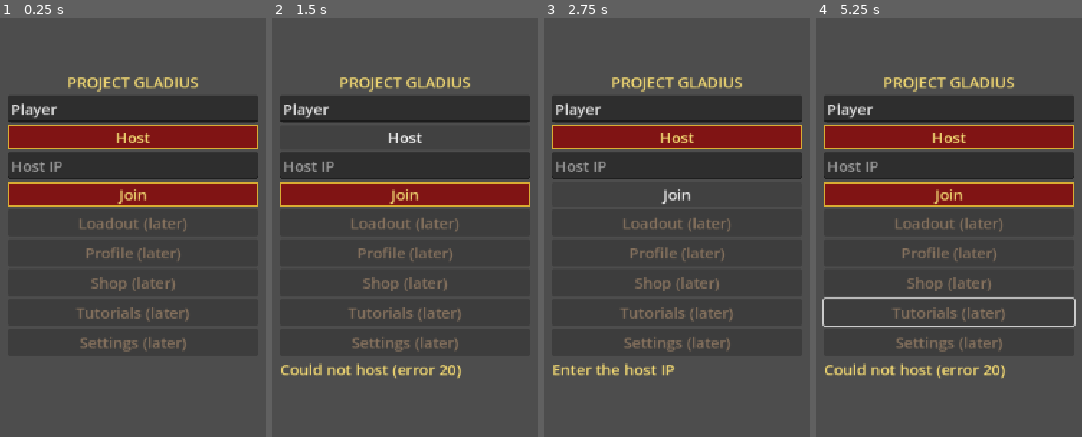
Above: before the commit, frames 1-4 (left to right).
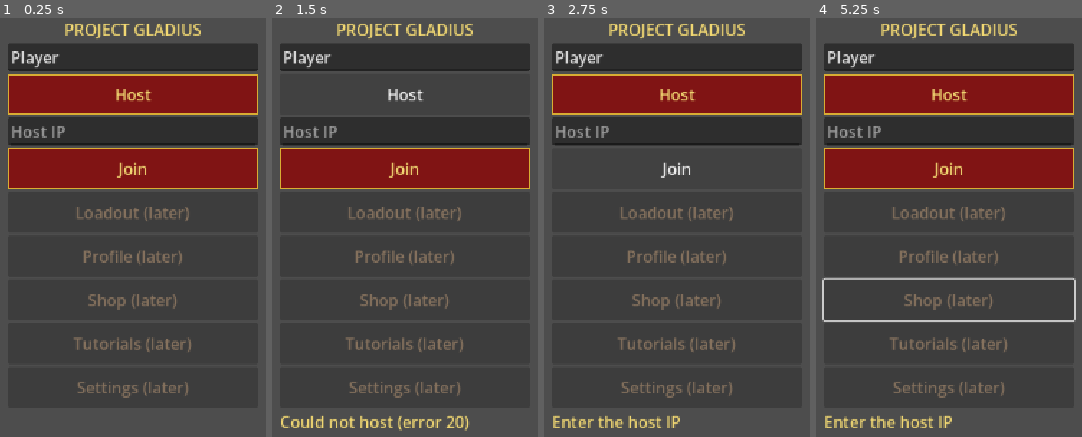
Above: after the commit, the same moments.

Repository: shibicb72-design/Project_Gladius
Game: Godot game, scene res://scenes/boot/boot.tscn
Same seed, same stepped clock (60 frames per second), same inputs: the game is played once before the commit and once after it.
Inputs (mouse positions are in pixels of both pictures, inside the frame that each line leads up to):
- Up to frame 1 (0.25 s): no input
- Up to frame 2 (1.5 s): tap Enter at 0.5 s; move the mouse to (outside the picture) at 0.52 s; press the mouse at (outside the picture) at 0.53 s; hold D (move_right) 0.53-1.25 s; tap Space (jump) at 0.77 s; release the mouse at (outside the picture) at 1.25 s; click "Host" at 1.25 s
- Up to frame 3 (2.75 s): click "Join" at 2 s
- Up to frame 4 (5.25 s): drag from (outside the picture) to (909, 315) at 2.77 s; move the mouse to (1028, 126) at 3.52 s; press the mouse at (1028, 126) at 3.53 s; hold D (move_right) 3.53-4.25 s; release the mouse at (1028, 126) at 4.25 s; drag from (909, 315) to (outside the picture) at 4.27 s; move the mouse to (outside the picture) at 5.02 s; press the mouse at (outside the picture) at 5.03 s; hold A (move_left) from 5.03 s (still down); tap Left (look_left) at 5.1 s

The runs differ from the first frame. In frame 1, 38% of the frame differs, in the area x 3-97%, y 1-91%; in frame 2, 28%; in frame 3, 28%; in frame 4, 41%, in the area x 2-98%, y 1-98%.

Commit message:
feat: touch-sized menus, lobby bot class choice
Co-Authored-By: Claude Sonnet 5.5 <noreply@anthropic.com>

Diff:
--- a/data/ui.json
+++ b/data/ui.json
@@ -1,5 +1,7 @@
 {
 	"_placeholder": true,
-	"_todo": "OQ-38 (addendum) OQ-52: presentation timing, not design values",
-	"end_screen_delay_s": 3.0
+	"_todo": "OQ-38 (addendum) OQ-52: presentation timing, not design values. OQ-54: menu touch-target and font fractions are placeholders.",
+	"end_screen_delay_s": 3.0,
+	"min_touch_target_frac_of_height": 0.09,
+	"font_size_frac_of_height": 0.035
 }
--- a/scripts/net/lobby_state.gd
+++ b/scripts/net/lobby_state.gd
@@ -11,6 +11,10 @@
 var humans: Array = []
 ## Result of assign(): {player_id, peer_id, name, class_id, squad_id, slot, is_bot}.
 var slots: Array = []
+## Host-chosen bot classes: slot index (player_id) -> class id. Ignored for slots held by a human (OQ-55).
+var bot_classes: Dictionary = {}
+## Class ids a bot override may take.
+const CLASSES: Array[String] = ["hastati", "sagittarii"]
 
 
 func setup(squads: int, size: int, rotation: Array = [], human_default_class: String = "hastati") -> void:
@@ -42,6 +46,15 @@
 	return true
 
 
+## Host only: overrides the class of the bot in `slot`. Refused for unknown classes, out-of-range
+## slots, slots currently held by a human, and after the match started.
+func set_bot_class(slot: int, class_id: String) -> bool:
+	if started or class_id not in CLASSES or slot < humans.size() or slot >= squad_count * squad_size:
+		return false
+	bot_classes[slot] = class_id
+	return true
+
+
 func find_human(peer_id: int) -> int:
 	for i in humans.size():
 		if int(humans[i]["peer_id"]) == peer_id:
@@ -65,7 +78,7 @@
 			s["is_bot"] = false
 		else:
 			s["name"] = "Bot %d" % (bot_n + 1)
-			s["class_id"] = str(class_rotation[bot_n % class_rotation.size()])
+			s["class_id"] = str(bot_classes.get(i, class_rotation[bot_n % class_rotation.size()]))
 			bot_n += 1
 		slots.append(s)
 	return slots
@@ -82,7 +95,8 @@
 func to_dict() -> Dictionary:
 	return {"squad_count": squad_count, "squad_size": squad_size, "default_class": default_class,
 			"class_rotation": class_rotation.duplicate(), "started": started,
-			"humans": humans.duplicate(true), "slots": slots.duplicate(true)}
+			"humans": humans.duplicate(true), "slots": slots.duplicate(true),
+			"bot_classes": bot_classes.duplicate()}
 
 
 static func from_dict(d: Dictionary) -> LobbyState:
@@ -92,6 +106,10 @@
 	l.default_class = str(d.get("default_class", "hastati"))
 	l.class_rotation = Array(d.get("class_rotation", [])).duplicate()
 	l.started = bool(d.get("started", false))
+	var bc: Dictionary = d.get("bot_classes", {})
+	for k in bc:
+		if str(bc[k]) in CLASSES:
+			l.bot_classes[int(k)] = str(bc[k])
 	for h in d.get("humans", []):
 		l.humans.append({"peer_id": int(h["peer_id"]), "name": str(h["name"]), "class_id": str(h["class_id"])})
 	for s in d.get("slots", []):
--- a/scripts/net/net_lobby.gd
+++ b/scripts/net/net_lobby.gd
@@ -49,6 +49,15 @@
 		_broadcast()
 	else:
 		_request_update.rpc_id(1, player_name, class_id)
+
+
+## Host only (OQ-55 placeholder): sets a bot's class before the match and broadcasts. Clients never call this.
+func set_bot_class(slot: int, class_id: String) -> bool:
+	if not is_host() or not state.set_bot_class(slot, class_id):
+		return false
+	state_changed.emit()
+	_broadcast()
+	return true
 
 
 func start_match() -> bool:
--- a/scripts/ui/end_screen.gd
+++ b/scripts/ui/end_screen.gd
@@ -27,6 +27,7 @@
 	b.text = "Main menu"
 	b.pressed.connect(_on_menu)
 	box.add_child(b)
+	UiScale.bind(self)
 	show_result(result if not result.is_empty() else AppFlow.last_result)
 
 
--- a/scripts/ui/lobby.gd
+++ b/scripts/ui/lobby.gd
@@ -10,7 +10,9 @@
 
 var net_lobby: NetLobby
 var state := LobbyState.new()
-var list_label: Label
+var rows_box: VBoxContainer
+## One row button per slot, indexed by player_id (rebuilt in refresh()).
+var slot_buttons: Array[Button] = []
 var ips_label: Label
 var status_label: Label
 var start_button: Button
@@ -32,9 +34,13 @@
 	var box := VBoxContainer.new()
 	box.set_anchors_preset(Control.PRESET_FULL_RECT)
 	add_child(box)
-	list_label = Label.new()
-	list_label.size_flags_vertical = Control.SIZE_EXPAND_FILL
-	box.add_child(list_label)
+	var scroll := ScrollContainer.new()
+	scroll.size_flags_vertical = Control.SIZE_EXPAND_FILL
+	scroll.horizontal_scroll_mode = ScrollContainer.SCROLL_MODE_DISABLED
+	box.add_child(scroll)
+	rows_box = VBoxContainer.new()
+	rows_box.size_flags_horizontal = Control.SIZE_EXPAND_FILL
+	scroll.add_child(rows_box)
 	ips_label = Label.new()
 	box.add_child(ips_label)
 	status_label = Label.new()
@@ -62,6 +68,7 @@
 		status_label.text = "Connected. Waiting for the host to start."
 		net_lobby.submit_local(my_name, "hastati")
 	refresh()
+	UiScale.bind(self)
 
 
 func _profile() -> Dictionary:
@@ -83,19 +90,52 @@
 	if i < 0:
 		return
 	var cur := str(state.humans[i]["class_id"])
-	net_lobby.submit_local(str(state.humans[i]["name"]), CLASSES[(CLASSES.find(cur) + 1) % CLASSES.size()])
+	net_lobby.submit_local(str(state.humans[i]["name"]), _next_class(cur))
+
+
+## Tapping a row: the host cycles a bot's class (OQ-55), anyone cycles their own; other rows do nothing.
+func on_slot_pressed(player_id: int) -> void:
+	var s := _slot(player_id)
+	if s.is_empty():
+		return
+	if bool(s["is_bot"]):
+		if is_host:
+			net_lobby.set_bot_class(player_id, _next_class(str(s["class_id"])))
+	elif int(s["peer_id"]) == net_lobby.local_id():
+		toggle_class()
+
+
+func _slot(player_id: int) -> Dictionary:
+	for s in state.slots:
+		if int(s["player_id"]) == player_id:
+			return s
+	return {}
+
+
+static func _next_class(cur: String) -> String:
+	return CLASSES[(CLASSES.find(cur) + 1) % CLASSES.size()]
 
 
 func refresh() -> void:
 	var slots := state.assign()
-	var lines: Array[String] = []
+	for c in rows_box.get_children():
+		rows_box.remove_child(c)
+		c.queue_free()
+	slot_buttons.clear()
 	var last_squad := -1
 	for s in slots:
 		if int(s["squad_id"]) != last_squad:
 			last_squad = int(s["squad_id"])
-			lines.append("Squad %s" % RomanNumerals.to_roman(last_squad + 1))
-		lines.append("  %s (%s)%s" % [s["name"], s["class_id"], "" if not s["is_bot"] else " [bot]"])
-	list_label.text = "\n".join(lines)
+			var header := Label.new()
+			header.text = "Squad %s" % RomanNumerals.to_roman(last_squad + 1)
+			rows_box.add_child(header)
+		var row := Button.new()
+		row.alignment = HORIZONTAL_ALIGNMENT_LEFT
+		row.text = "%s (%s)%s" % [s["name"], s["class_id"], "" if not s["is_bot"] else " [bot]"]
+		row.pressed.connect(on_slot_pressed.bind(int(s["player_id"])))
+		rows_box.add_child(row)
+		slot_buttons.append(row)
+	UiScale.apply_to(self)
 	var i := state.find_human(net_lobby.local_id())
 	class_button.text = "Class: %s" % (str(state.humans[i]["class_id"]) if i >= 0 else "-")
 
--- a/scripts/ui/main_menu.gd
+++ b/scripts/ui/main_menu.gd
@@ -44,6 +44,7 @@
 		later_buttons.append(b)
 	status_label = Label.new()
 	box.add_child(status_label)
+	UiScale.bind(self)
 
 
 func _button(parent: Node, text: String, handler: Callable) -> Button:
--- /dev/null
+++ b/scripts/ui/ui_scale.gd
@@ -0,0 +1,40 @@
+class_name UiScale
+extends RefCounted
+## Touch-sized menus: sizes every Button under a root (and the theme font) from the viewport height.
+## Fractions come from data/ui.json (OQ-54 placeholders). Re-applied on viewport size_changed.
+
+
+## Applies now and keeps the root updated when its viewport is resized.
+static func bind(root: Control) -> void:
+	var apply := func() -> void: apply_to(root)
+	apply.call()
+	var vp := root.get_viewport()
+	if vp != null:
+		vp.size_changed.connect(apply)
+		root.tree_exiting.connect(func() -> void:
+			if vp.size_changed.is_connected(apply):
+				vp.size_changed.disconnect(apply))
+
+
+## Sets the minimum height of every Button below `root` and the font size of the root's theme.
+static func apply_to(root: Control, viewport_height: float = -1.0) -> void:
+	var cfg := DataRegistry.new().load_file("res://data/ui.json")
+	var h := viewport_height if viewport_height > 0.0 else _viewport_height(root)
+	var min_h := h * float(cfg.get("min_touch_target_frac_of_height", 0.0))
+	var font := roundi(h * float(cfg.get("font_size_frac_of_height", 0.0)))
+	if root.theme != null and font > 0:
+		root.theme = root.theme.duplicate()
+		root.theme.default_font_size = font
+	_apply_buttons(root, min_h)
+
+
+static func _viewport_height(root: Control) -> float:
+	var vp := root.get_viewport()
+	return vp.get_visible_rect().size.y if vp != null else 0.0
+
+
+static func _apply_buttons(node: Node, min_h: float) -> void:
+	for c in node.get_children():
+		if c is Button:
+			(c as Button).custom_minimum_size.y = min_h
+		_apply_buttons(c, min_h)
--- a/tests/test_net_lobby.gd
+++ b/tests/test_net_lobby.gd
@@ -94,6 +94,39 @@
 	await _teardown(host, client)
 
 
+func test_bot_class_override_state() -> void:
+	var l := LobbyState.new()
+	l.setup(2, 3)
+	l.add_human(1, "Me")
+	var base := l.assign()
+	assert_true(l.set_bot_class(1, "sagittarii"), "override accepted")
+	var slots := l.assign()
+	assert_eq(slots[1]["class_id"], "sagittarii", "slot 1 overridden")
+	for i in [2, 3, 4, 5]:
+		assert_eq(slots[i]["class_id"], base[i]["class_id"], "rotation default for slot %d" % i)
+	var copy := LobbyState.from_dict(l.to_dict())
+	assert_eq(copy.assign()[1]["class_id"], "sagittarii", "override survives to_dict/from_dict")
+	assert_true(not l.set_bot_class(2, "emperor"), "invalid class refused")
+	assert_true(not l.set_bot_class(0, "sagittarii"), "human slot refused")
+	# A human joining into the overridden slot keeps their own class.
+	l.add_human(7, "Joiner")
+	assert_eq(l.assign()[1]["class_id"], "hastati", "joiner keeps own class")
+	assert_eq(l.assign()[1]["is_bot"], false, "slot now human")
+
+
+func test_bot_override_reaches_client() -> void:
+	var p: Dictionary = await _connect_pair("5")
+	var host: NetSession = p["host"]
+	var client: NetSession = p["client"]
+	var timeout := float(host.cfg["connect_timeout_s"])
+	assert_true(host.lobby.set_bot_class(3, "sagittarii"), "host sets bot class")
+	var ok: bool = await _wait_until(func() -> bool: return client.lobby.state.bot_classes.get(3, "") == "sagittarii", timeout)
+	assert_true(ok, "override reached client")
+	assert_eq(client.lobby.state.assign()[3]["class_id"], "sagittarii", "client assigns override")
+	assert_true(not client.lobby.set_bot_class(4, "sagittarii"), "client cannot change bots")
+	await _teardown(host, client)
+
+
 func test_start_match_delivers_same_lobby_and_seed() -> void:
 	var p: Dictionary = await _connect_pair("4")
 	var host: NetSession = p["host"]
--- a/tests/test_ui.gd
+++ b/tests/test_ui.gd
@@ -104,6 +104,64 @@
 	AppFlow.lobby = null
 
 
+## Hosting lobby scene on an isolated loopback session (the way MainMenu hosts), added to the tree.
+func _host_lobby() -> Lobby:
+	var s := NetSession.new()
+	s.name = "UiTestSession"
+	s.isolated = true
+	_root().add_child(s)
+	AppFlow.session = s
+	s.host_game()
+	var lobby: Lobby = load("res://scenes/ui/lobby.tscn").instantiate()
+	_root().add_child(lobby)
+	return lobby
+
+
+func _end_lobby(lobby: Lobby) -> void:
+	lobby.free()
+	AppFlow.end_session()
+
+
+func test_lobby_bot_row_cycles_class() -> void:
+	var lobby := _host_lobby()
+	assert_true(lobby.is_host, "hosting")
+	assert_eq(lobby.slot_buttons.size(), lobby.state.squad_count * lobby.state.squad_size, "one row per slot")
+	var before := str(lobby.state.assign()[1]["class_id"])
+	lobby.slot_buttons[1].pressed.emit()
+	var after := str(lobby.state.assign()[1]["class_id"])
+	assert_true(after != before and after in Lobby.CLASSES, "bot class changed in state")
+	assert_true(lobby.slot_buttons[1].text.contains(after), "row shows the new class")
+	lobby.slot_buttons[1].pressed.emit()
+	assert_eq(str(lobby.state.assign()[1]["class_id"]), before, "second tap cycles back")
+	# Own row cycles the host's class; the player stays human.
+	var mine := str(lobby.state.humans[0]["class_id"])
+	lobby.slot_buttons[0].pressed.emit()
+	assert_true(str(lobby.state.humans[0]["class_id"]) != mine, "own row cycles own class")
+	_end_lobby(lobby)
+
+
+func test_menu_buttons_meet_touch_target_height() -> void:
+	var frac := float(DataRegistry.new().load_file("res://data/ui.json")["min_touch_target_frac_of_height"])
+	assert_true(frac > 0.0, "touch target fraction present")
+	var lobby := _host_lobby()
+	var menu: MainMenu = load("res://scenes/ui/main_menu.tscn").instantiate()
+	_root().add_child(menu)
+	var end: EndScreen = load("res://scenes/ui/end_screen.tscn").instantiate()
+	_root().add_child(end)
+	for h in [1000.0, 1968.0]:
+		for screen: Control in [lobby, menu, end]:
+			UiScale.apply_to(screen, h)
+			var n := 0
+			for b in screen.find_children("*", "Button", true, false):
+				n += 1
+				assert_true((b as Button).custom_minimum_size.y >= frac * h - 0.001, "%s button height at %d" % [screen.name, int(h)])
+			assert_true(n > 0, "%s has buttons" % screen.name)
+	menu.free()
+	end.free()
+	_end_lobby(lobby)
+	AppFlow.lobby = null
+
+
 func test_touch_hud_hidden_when_not_touch() -> void:
 	var n: Control = load("res://scenes/ui/touch_hud.tscn").instantiate()
 	_root().add_child(n)
Not shown, added: scripts/ui/ui_scale.gd.uid
Not shown, changed: docs/OPEN_QUESTIONS.md
